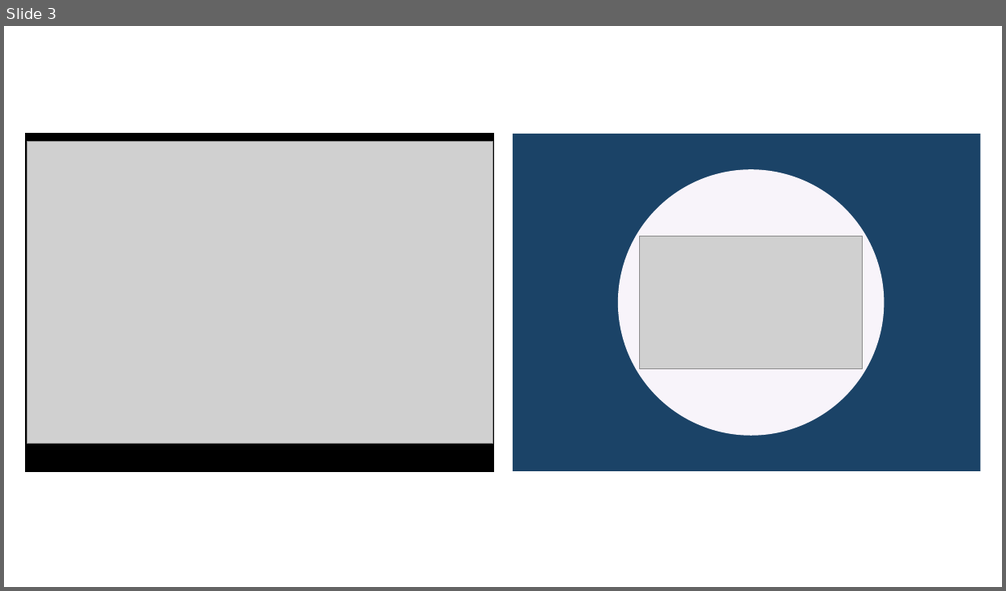
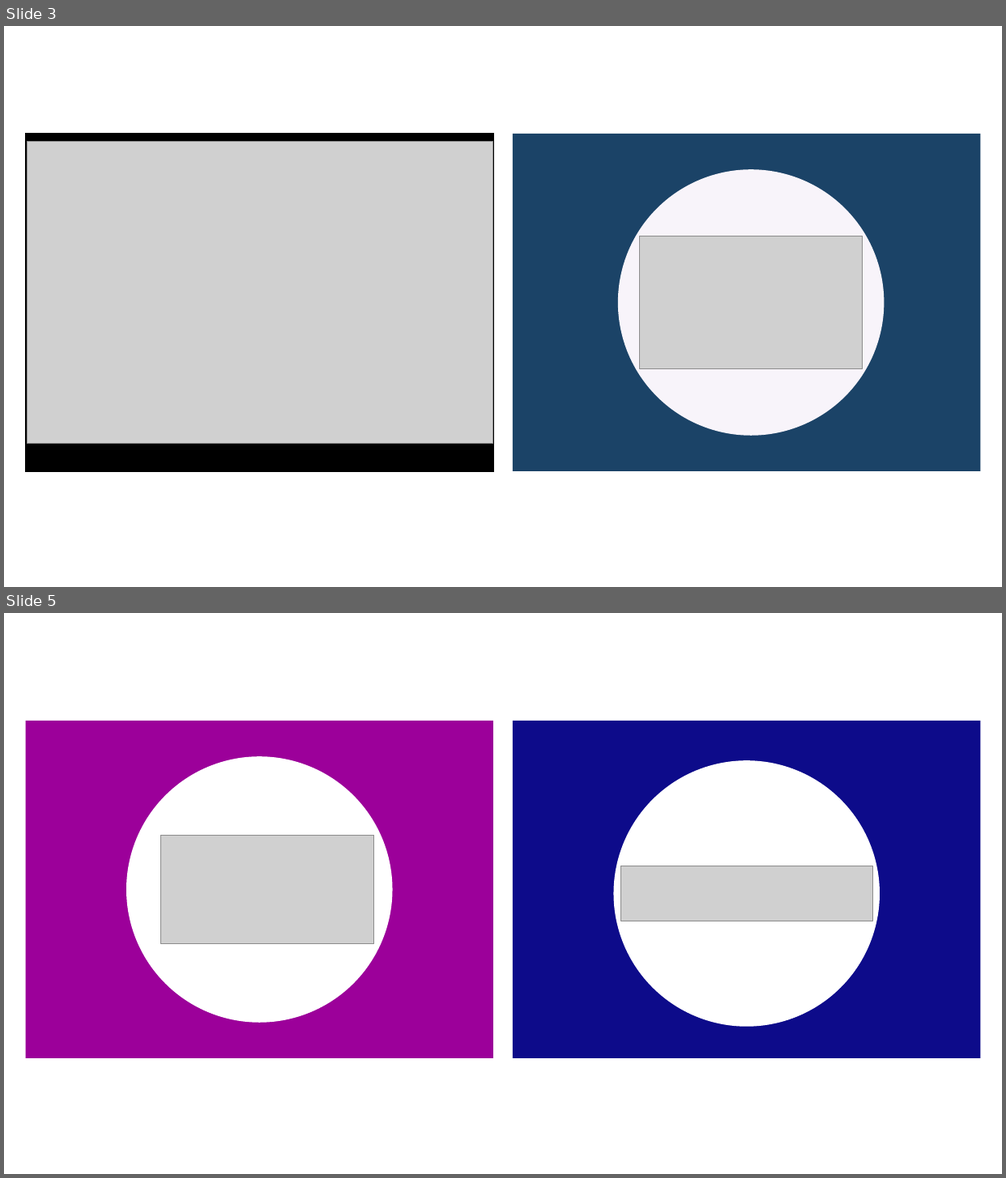
Before and after one commit to SammysStacks/Personal-Website, a slide deck: Photos/portfolio/Website Photos.pptx. Shown one above the other, each under a label of ours: slide 3 before the commit, slides 3 and 5 after it; the slides between them are not shown. The pictures are 1006x591 and 1006x1178 pixels, drawn with LibreOffice and Linux fonts; fonts in the diff are those of the drawing; grey boxes stand for pictures. Boxes give left, top, right and bottom in pixels: in the first picture for what was removed or moved away, otherwise in the second. Text is boxed around its words. In the diff, an @@ line names an element or a change of style, - is before the commit and + after.

```diff
--- a/Photos/portfolio/Website Photos.pptx
+++ b/Photos/portfolio/Website Photos.pptx
@@ slide 5 added at [4,613,1002,1174], background #FFFFFF @@
@@ rectangle added at [26,721,493,1059], fill #9C009A @@
@@ rectangle added at [513,721,981,1059], fill #0D0B8A @@
@@ ellipse added at [126,756,393,1023], fill #FFFFFF @@
@@ ellipse added at [613,760,880,1027], fill #FFFFFF @@
@@ picture added at [160,835,374,944] @@
@@ picture added at [621,867,872,922] @@
```
Also in this commit, not shown: 1 other slide added, 2 slides removed, 21 other files.
